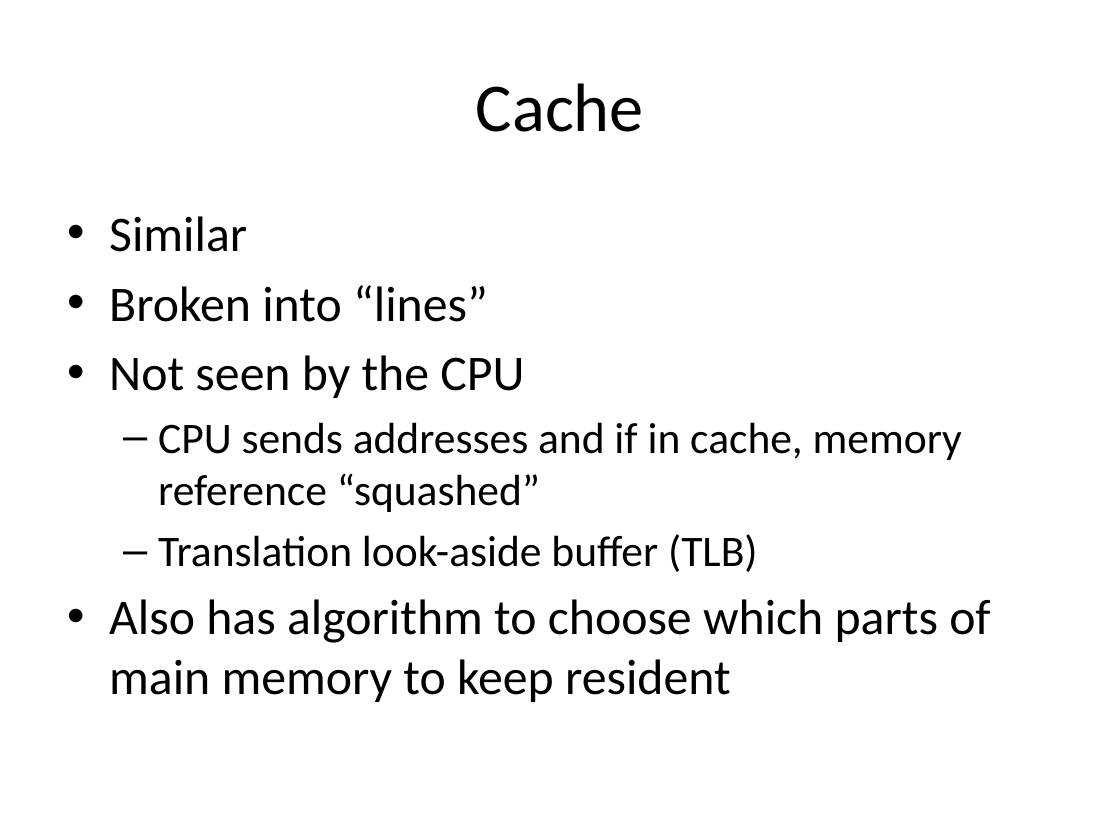
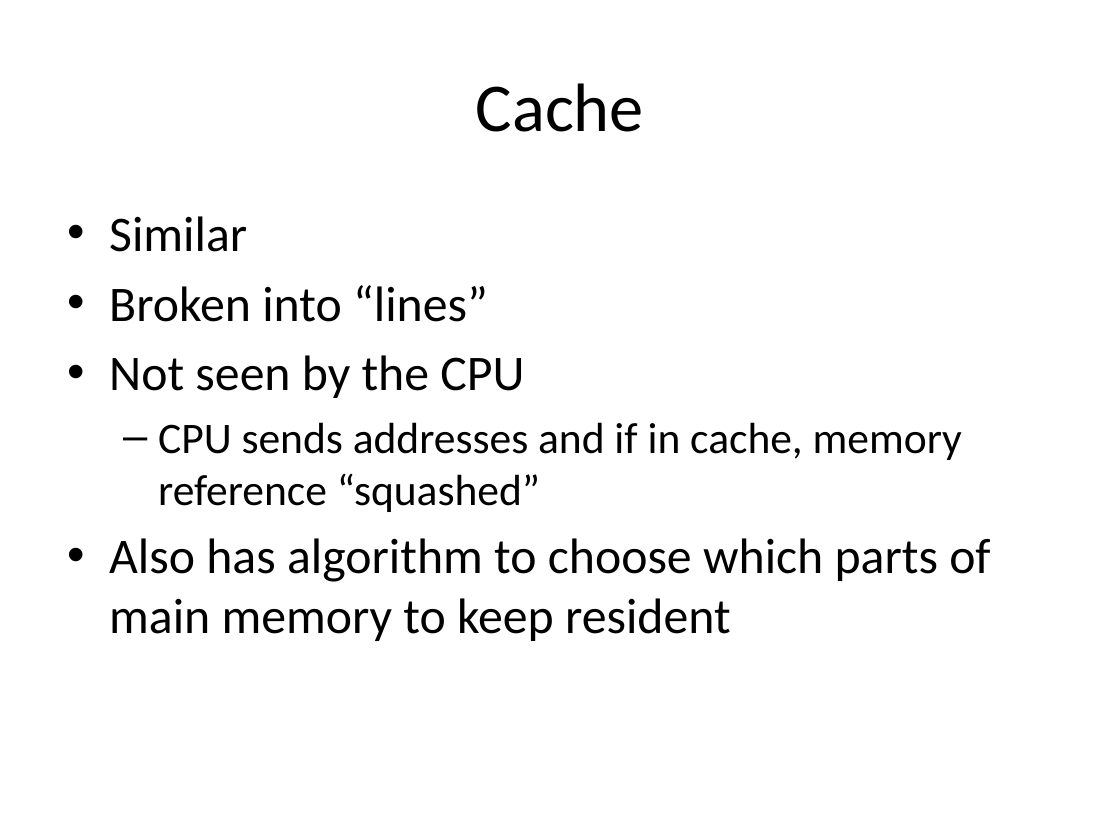
Before and after one commit to ivogeorg/cs1030, a slide deck: slide 26 of slides-steve/Chapter 04.pptx. Drawn at 1120x840 pixels with LibreOffice and Linux fonts; fonts in the diff are those of the drawing; background and template pictures are left out. Boxes give left, top, right and bottom in pixels: in the first picture for what was removed or moved away, otherwise in the second. Text is boxed around its words. In the diff, an @@ line names an element or a change of style, - is before the commit and + after.

```diff
--- a/slides-steve/Chapter 04.pptx
+++ b/slides-steve/Chapter 04.pptx
@@ text at bbox=[158, 534, 758, 572]: paragraph removed @@
-  – Translation look-aside buffer (TLB)
```
Also in this commit, not shown: 14 other slides changed, 1 other file.
